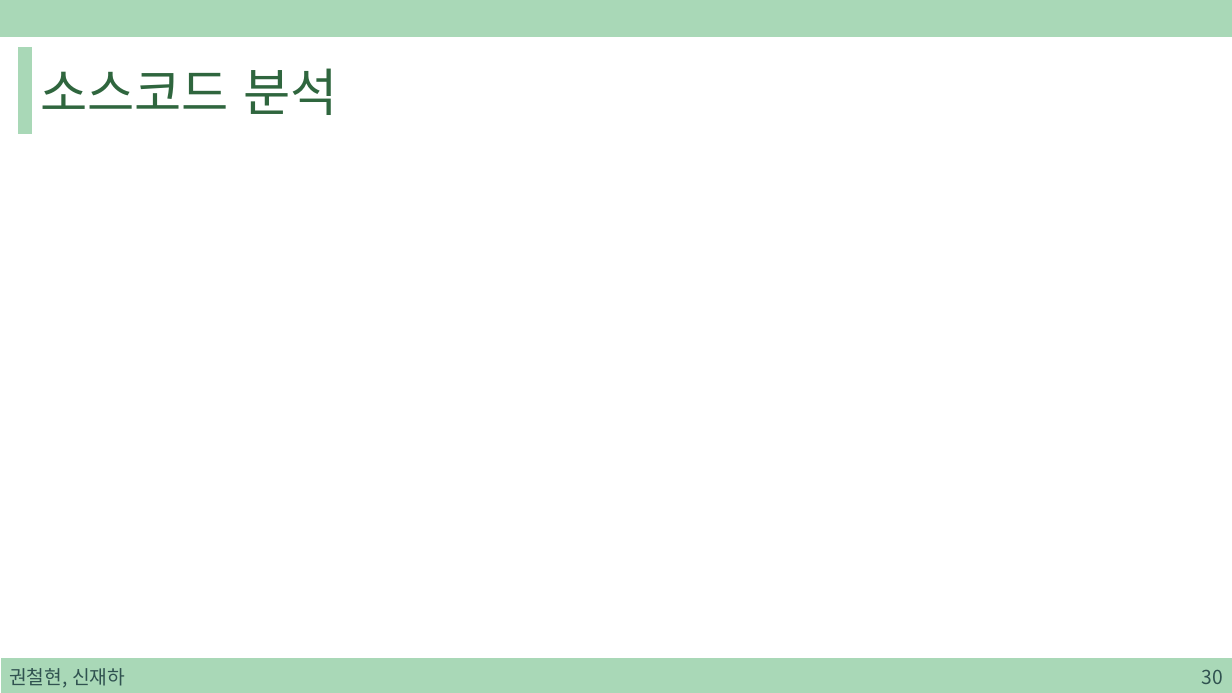
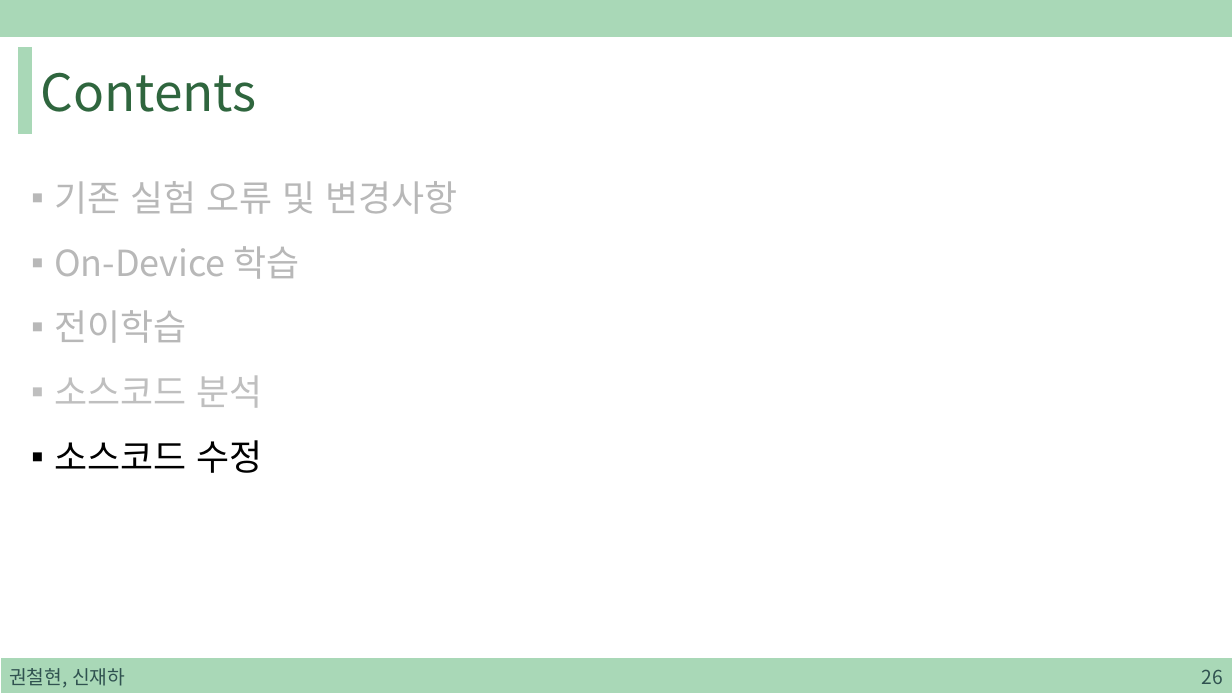
Before and after one commit to sjh4287/capston, a slide deck: slide 26 of 2022.01.21/On-Device Training.pptx (slide 30 before the commit). Drawn at 1232x693 pixels with LibreOffice and Linux fonts; fonts in the diff are those of the drawing. Boxes give left, top, right and bottom in pixels: in the first picture for what was removed or moved away, otherwise in the second. Text is boxed around its words. In the diff, an @@ line names an element or a change of style, - is before the commit and + after.

```diff
--- a/2022.01.21/On-Device Training.pptx
+++ b/2022.01.21/On-Device Training.pptx
@@ title at bbox=[41, 72, 257, 112]: text changed @@
-소스코드 분석
+Contents
@@ text added at bbox=[54, 181, 457, 473], 28 pt, text #B8B8B8 @@
+▪ 기존 실험 오류 및 변경사항
+▪ On-Device 학습
+▪ 전이학습
+▪ 소스코드 분석
+▪ 소스코드 수정
@@ page number at bbox=[1201, 669, 1222, 684]: text changed @@
-30
+26
```
Also in this commit, not shown: 22 other slides changed, 8 slides removed.
